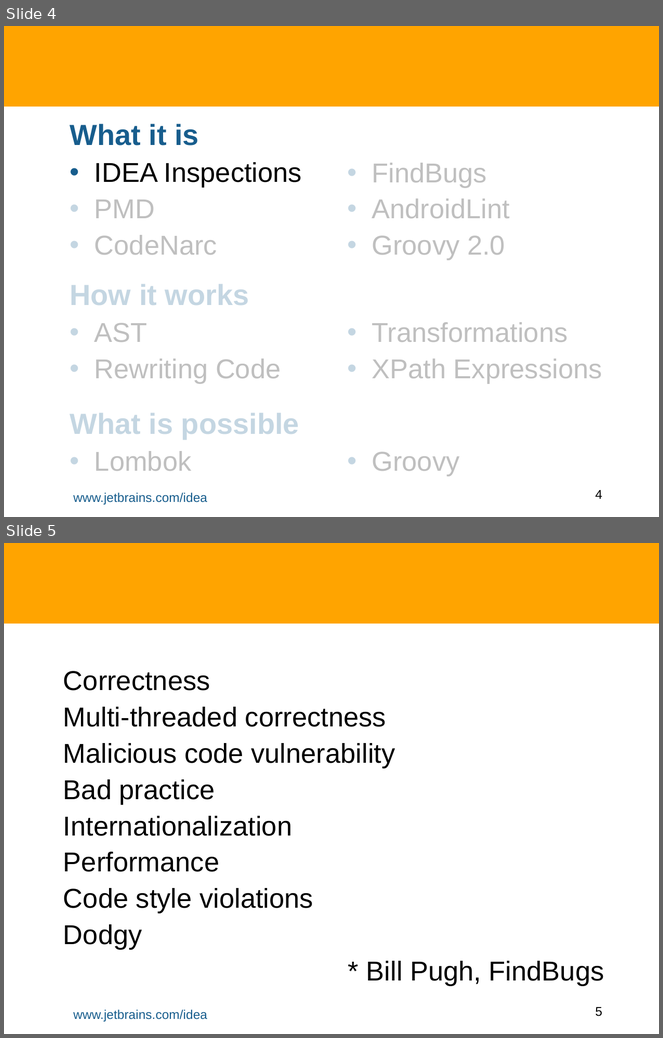
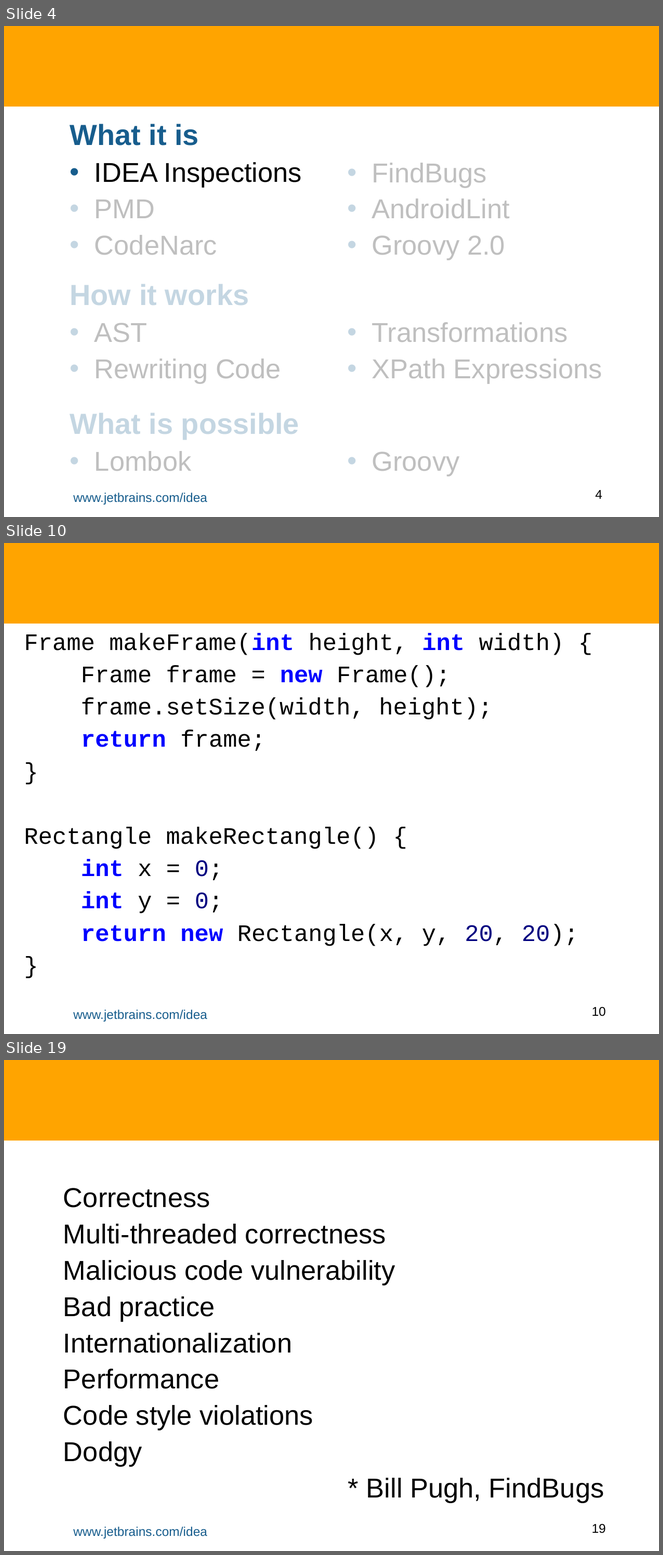
Before and after one commit to HamletDRC/presentations, a slide deck: staticanalysis/StaticAnalysisAndASTTransforms.odp. Shown one above the other, each under a label of ours: slides 4 and 5 before the commit, slides 4, 10 and 19 after it; the slides between them are not shown. The pictures are 663x1038 and 663x1555 pixels, drawn with LibreOffice and Linux fonts; fonts in the diff are those of the drawing; background and template pictures are left out. Boxes give left, top, right and bottom in pixels: in the first picture for what was removed or moved away, otherwise in the second. Text is boxed around its words. In the diff, an @@ line names an element or a change of style, - is before the commit and + after.

```diff
--- a/staticanalysis/StaticAnalysisAndASTTransforms.odp
+++ b/staticanalysis/StaticAnalysisAndASTTransforms.odp
@@ slide 10 added at [4,543,659,1034], background #FFFFFF; not listed: 3 template elements that a slide beside it also shows @@
@@ subtitle added at [24,633,579,947], 26 pt, text #000000 @@
+Frame makeFrame(int height, int width) {
+Frame frame = new Frame();
+frame.setSize(width, height);
+return frame;
+}
+Rectangle makeRectangle() {
+int x = 0;
+int y = 0;
+return new Rectangle(x, y, 20, 20);
+}
@@ what was slide 5 is now slide 19 @@
@@ page number at [592,1524,606,1534]: text changed @@
-5
+19
```
Also in this commit, not shown: 6 slides changed, 16 other slides added, 2 slides removed, 8 other files.
